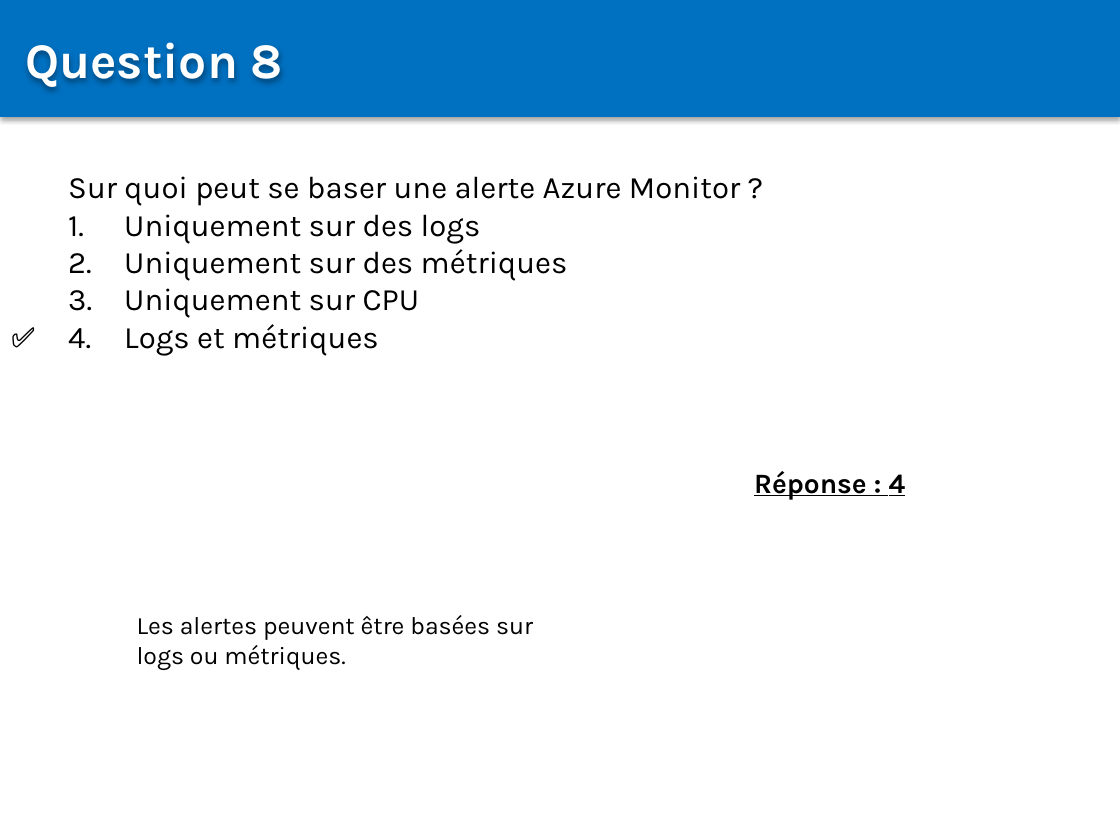
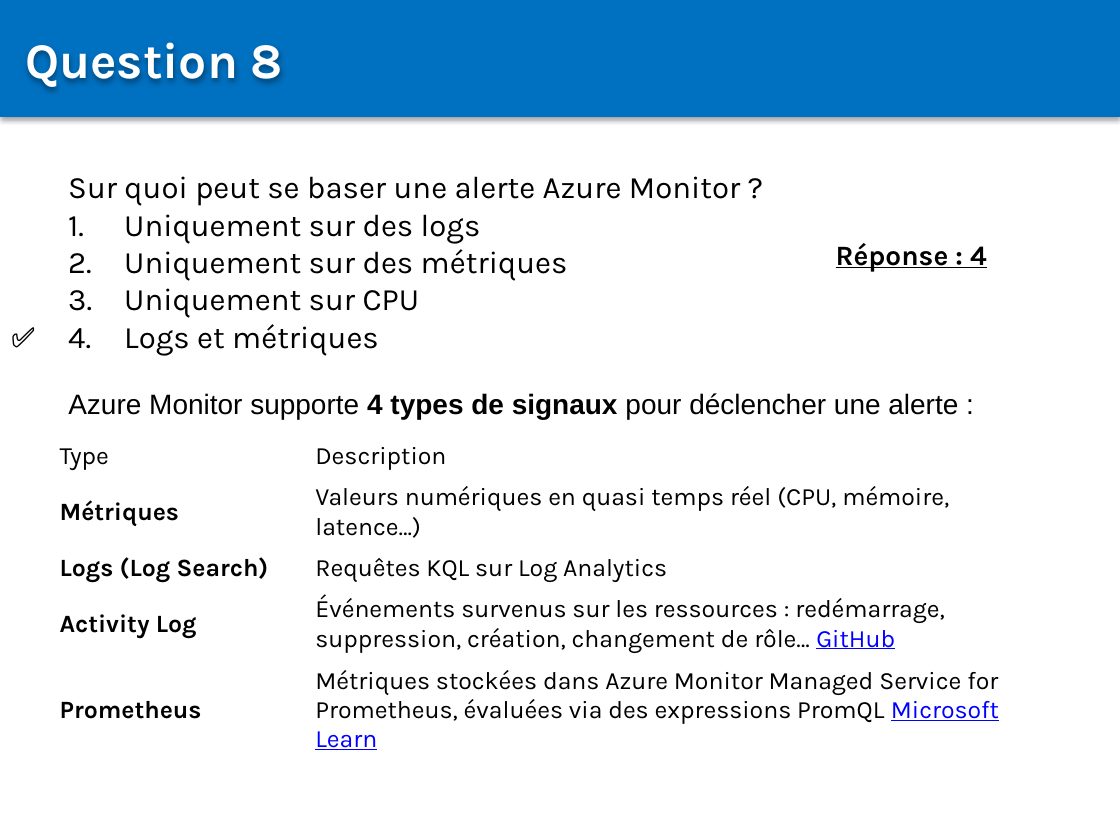
Before and after one commit to Sybaris-Classroom/az-204, a slide deck: slide 186 of Quiz/Quiz.pptx (slide 185 before the commit). Drawn at 1120x840 pixels with LibreOffice and Linux fonts; fonts in the diff are those of the drawing. Boxes give left, top, right and bottom in pixels: in the first picture for what was removed or moved away, otherwise in the second. Text is boxed around its words. In the diff, an @@ line names an element or a change of style, - is before the commit and + after.

```diff
--- a/Quiz/Quiz.pptx
+++ b/Quiz/Quiz.pptx
@@ text "Réponse : 4": place and size @@
-text "Réponse : 4" at box(754, 471, 906, 500)
+text "Réponse : 4" at box(836, 243, 987, 271)
@@ text added at box(68, 393, 958, 419), 18 pt, text #000000 @@
+Azure Monitor supporte 4 types de signaux pour déclencher une alerte :
@@ table added at box(48, 436, 1053, 754), 5 rows, 2 columns @@
+Type | Description
+Métriques | Valeurs numériques en quasi temps réel (CPU, mémoire, latence…)
+Logs (Log Search) | Requêtes KQL sur Log Analytics
+Activity Log | Événements survenus sur les ressources : redémarrage, suppression, création, changement de rôle… GitHub
+Prometheus | Métriques stockées dans Azure Monitor Managed Service for Prometheus, évaluées via des expressions PromQL Microsoft Learn
@@ text removed at box(137, 615, 533, 669) @@
-Les alertes peuvent être basées sur logs ou métriques.
```
Also in this commit, not shown: 7 other slides changed, 4 slides added.
